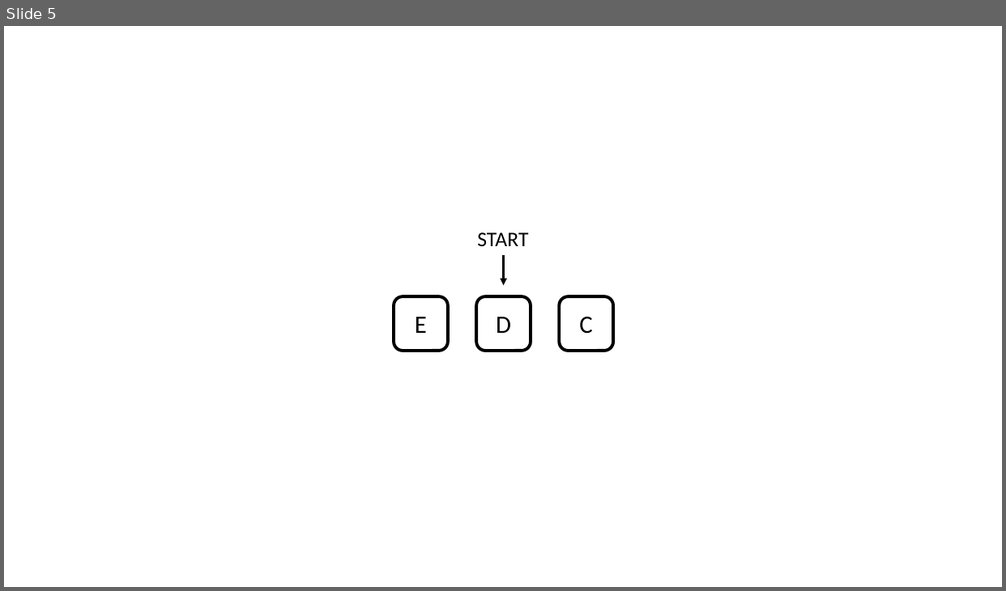
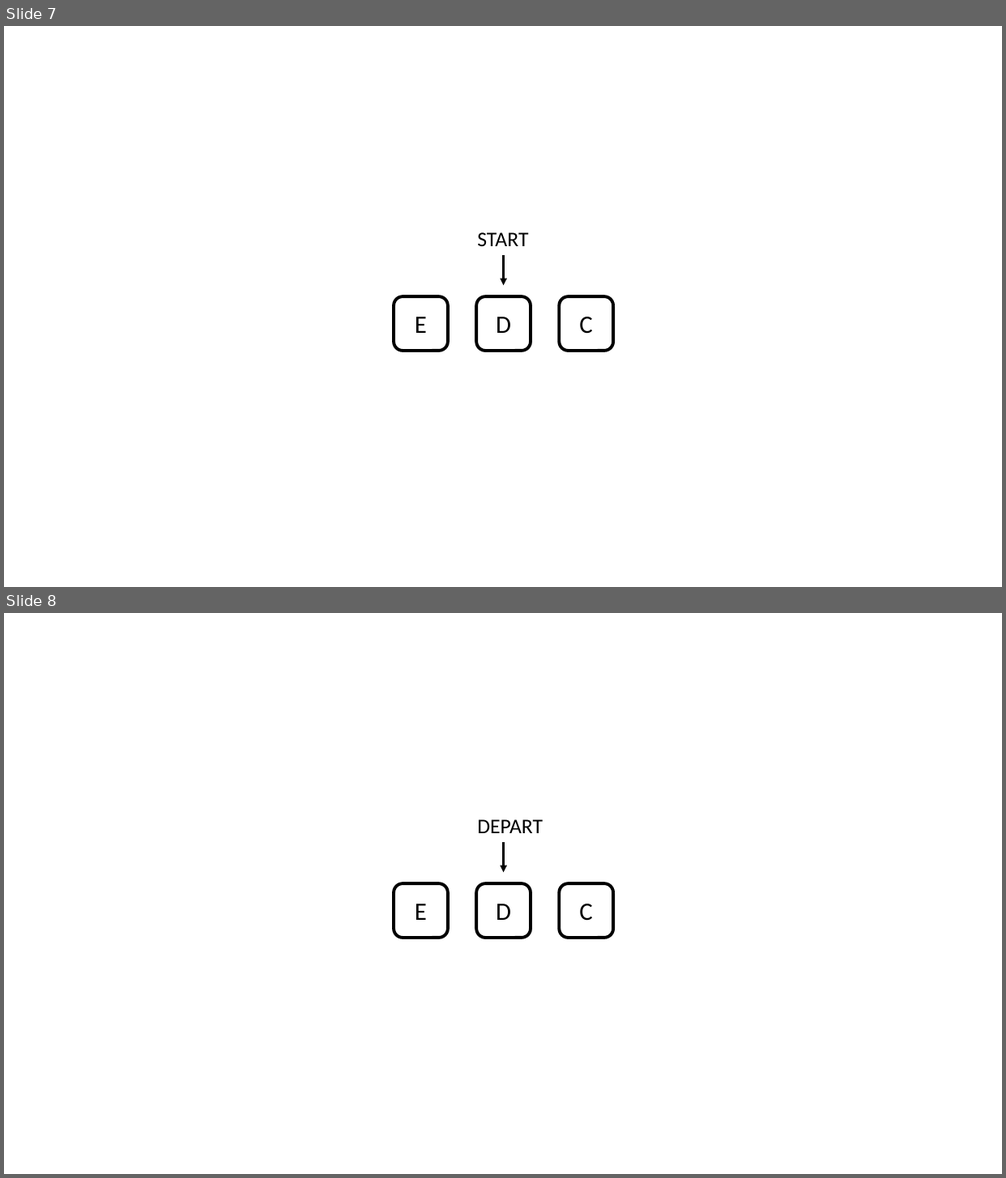
Before and after one commit to marinerougier/RR_Expe2_Part1, a slide deck: media/vaast-keyboard.pptx. Shown one above the other, each under a label of ours: slide 5 before the commit, slides 7 and 8 after it. The pictures are 1006x591 and 1006x1178 pixels, drawn with LibreOffice and Linux fonts; fonts in the diff are those of the drawing. Boxes give left, top, right and bottom in pixels: in the first picture for what was removed or moved away, otherwise in the second. Text is boxed around its words. In the diff, an @@ line names an element or a change of style, - is before the commit and + after.

```diff
--- a/media/vaast-keyboard.pptx
+++ b/media/vaast-keyboard.pptx
@@ slide 8 added at box(4, 613, 1002, 1174), background #FFFFFF @@
@@ group added at box(394, 820, 613, 938): 3 rounded rectangles, 1 arrow, 1 text @@
+E
+D
+C
+DEPART
@@ what was slide 5 is now slide 7 @@
```
Also in this commit, not shown: 2 other slides added, 5 other files.
